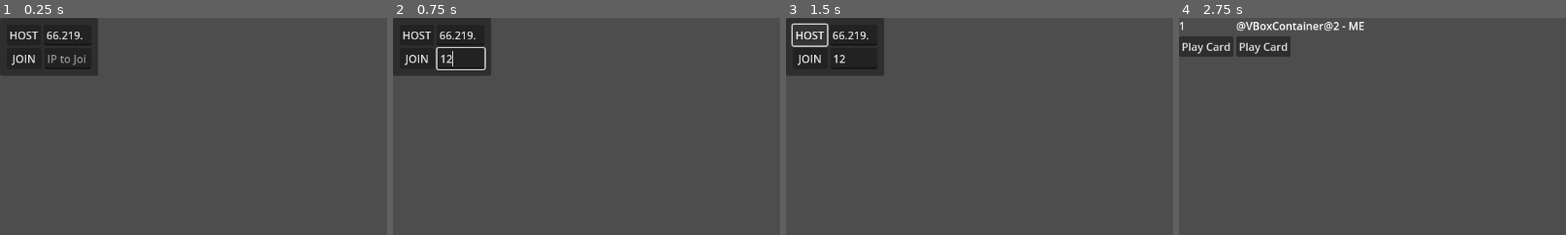
Above: before the commit, frames 1-4 (left to right).
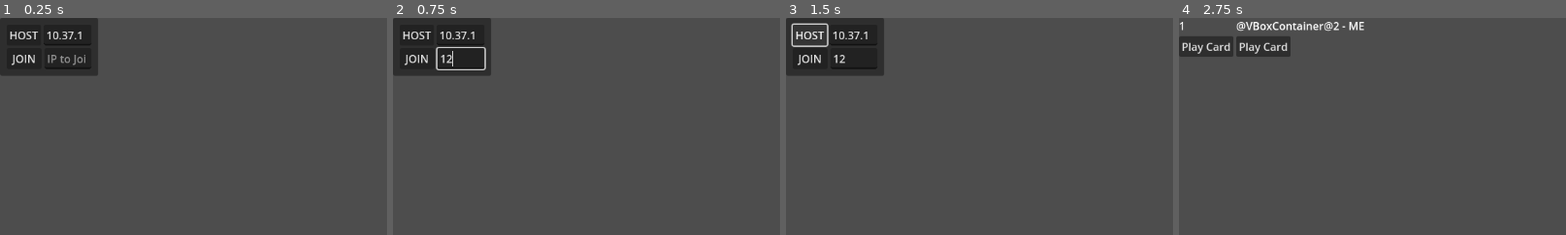
Above: after the commit, the same moments.

Repository: BYU-GameDevClub/ThreeSquareSquires
Game: Godot game, scene res://main.tscn
Two runs of this game, one before a commit and one after it. Both use one fixed random seed, a clock stepped at 60 frames per second and the inputs below.
Inputs (mouse positions are % of the whole screen's width and height, from its top left):
- Up to frame 1 (0.25 s): no input
- Up to frame 2 (0.75 s): click (9, 9) at 0.52 s; type "12" at 0.6 s
- Up to frame 3 (1.5 s): click "HOST" at 1.25 s
- Up to frame 4 (2.75 s): click "JOIN" at 2 s
The pictures show only the part of the screen within x 0-50%, y 0-50%; the shares and areas given below are measured in that part.

The runs differ from the first frame. In frame 1, 0.2% of the frame differs, in the area x 12-22%, y 6-10%; in frame 2, 0.2%; in frame 3, 0.2%; in frame 4, nothing differs.

Commit message:
Made changes

Diff:
--- a/main.tscn
+++ b/main.tscn
@@ -30,7 +30,7 @@
 [node name="HostIPLabel" type="LineEdit" parent="PanelContainer/MarginContainer/VBoxContainer/HBoxContainer"]
 layout_mode = 2
 size_flags_horizontal = 3
-text = "66.219.250.221"
+text = "10.37.197.37"
 placeholder_text = "HOSTING IP"
 
 [node name="HBoxContainer2" type="HBoxContainer" parent="PanelContainer/MarginContainer/VBoxContainer"]
